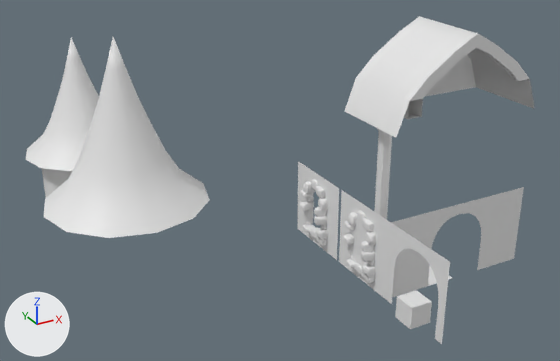
Before and after pictures for a commit that changed the Blender file Data/Blender/Shaina/Castle_Assets.blend.
Rendered twice from a 50 mm lens placed at (-24.0, -30.8, 24.4), pointed at (-1.6, 9.8, 4.1). The lights are fixed; the arrows at lower left show +X, +Y and +Z. Materials are left out; every surface is plain grey.

The scene before the commit, as lines of its bpy script (objects in view):
```python
ob_balken_001 = bpy.data.objects.new('Balken.001', me_cylinder_027)
ob_balken_001.location = (5.0, -2.0, 10.0)
ob_balken_001.rotation_euler = (1.571, 0.0, 0.0)  # degrees (90, 0, 0)
ob_floor = bpy.data.objects.new('Floor', me_plane_001)
ob_floor.location = (2.5, 2.5, 0.0)
ob_pillar = bpy.data.objects.new('Pillar', me_cylinder_011)
ob_pillar.location = (1.16, 2.5, 5.0)
ob_pillar.scale = (1.1, 1.1, 1.0)
ob_pillar_top = bpy.data.objects.new('Pillar_Top', me_cylinder_002)
ob_pillar_top.location = (1.16, 2.5, 12.5)
ob_pillar_top.scale = (1.1, 1.1, 1.0)
ob_roof_02 = bpy.data.objects.new('Roof_02', me_cylinder)
ob_roof_02.location = (5.0, 0.0, 10.0)
ob_roof_02.rotation_euler = (1.571, 0.0, 0.0)  # degrees (90, 0, 0)
ob_tower_big_roof = bpy.data.objects.new('Tower_Big_Roof', me_cylinder_008)
ob_tower_big_roof.location = (-11.5, 11.0, 7.0)
ob_tower_small = bpy.data.objects.new('Tower_Small', me_cylinder_003)
ob_tower_small.location = (-11.5, 20.5, 2.5)
ob_tower_small_roof = bpy.data.objects.new('Tower_Small_Roof', me_cylinder_042)
ob_tower_small_roof.location = (-11.5, 20.5, 6.5)
ob_tower_small_roof.scale = (0.798, 0.798, 0.798)
ob_wall_with_window = bpy.data.objects.new('Wall_with_Window', me_plane_031)
ob_wall_with_window.parent = ob_wall_window_01
ob_wall_with_window.location = (0.0, 5.0, 0.0)
ob_wall_with_window.rotation_euler = (0.0, 1.571, 0.0)  # degrees (0, 90, 0)
# also in view: 'Door_Frame_01' at (5.0, 0.0, 2.5); 'Wall_with_Window.001' at (0.0, 7.8, 2.5); 'Cube' at (0.0, -2.5, 0.8); 'Roof_02_Wand' at (5.0, 5.0, 12.5); 'Door_Frame_02.003' at (0.0, -2.5, 2.5)
```
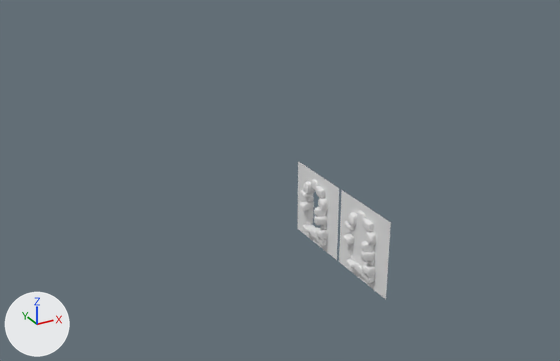
Location of each change, [x1, y1, x2, y2] in pixels of the pictures (560 x 361 px):
```json
{"object": "Tower_Big_Roof", "change": "hidden", "before": [44, 37, 210, 238]}
{"object": "Roof_02", "change": "hidden", "before": [345, 16, 535, 137]}
{"object": "Door_Frame_01", "change": "hidden", "before": [391, 187, 524, 297]}
{"object": "Tower_Small_Roof", "change": "hidden", "before": [26, 37, 99, 171]}
{"object": "Balken.001", "change": "hidden", "before": [404, 32, 530, 101]}
{"object": "Door_Frame_02.003", "change": "hidden", "before": [386, 223, 450, 344]}
{"object": "Pillar", "change": "hidden", "before": [374, 128, 392, 220]}
{"object": "Cube", "change": "hidden", "before": [395, 290, 432, 329]}
{"object": "Roof_02_Wand", "change": "hidden", "before": [426, 55, 476, 96]}
{"object": "Tower_Small", "change": "hidden", "before": [42, 168, 72, 197]}
{"object": "Pillar_Top", "change": "hidden", "before": [362, 80, 423, 119]}
{"object": "Floor", "change": "hidden", "before": [428, 266, 452, 286]}
```

The change, as JSON lines over the scene's bpy script:
```json
{"op": "add", "block": "ob_floor", "code": "ob_floor.hide_set(True)  # its collection is switched off"}
{"op": "add", "block": "ob_tower_small", "code": "ob_tower_small.hide_set(True)  # its collection is switched off"}
{"op": "add", "block": "ob_tower_big_roof", "code": "ob_tower_big_roof.hide_set(True)  # its collection is switched off"}
{"op": "add", "block": "ob_pillar", "code": "ob_pillar.hide_set(True)  # its collection is switched off"}
{"op": "add", "block": "ob_pillar_top", "code": "ob_pillar_top.hide_set(True)  # its collection is switched off"}
{"op": "add", "block": "ob_roof_02", "code": "ob_roof_02.hide_set(True)  # its collection is switched off"}
{"op": "add", "block": "ob_balken_001", "code": "ob_balken_001.hide_set(True)  # its collection is switched off"}
{"op": "add", "block": "ob_tower_small_roof", "code": "ob_tower_small_roof.hide_set(True)  # its collection is switched off"}
{"op": "add", "block": "ob_door_frame_01", "code": "ob_door_frame_01.hide_set(True)  # its collection is switched off"}
{"op": "add", "block": "ob_roof_02_wand", "code": "ob_roof_02_wand.hide_set(True)  # its collection is switched off"}
{"op": "add", "block": "ob_door_frame_02_003", "code": "ob_door_frame_02_003.hide_set(True)  # its collection is switched off"}
{"op": "add", "block": "ob_cube", "code": "ob_cube.hide_set(True)  # its collection is switched off"}
```
